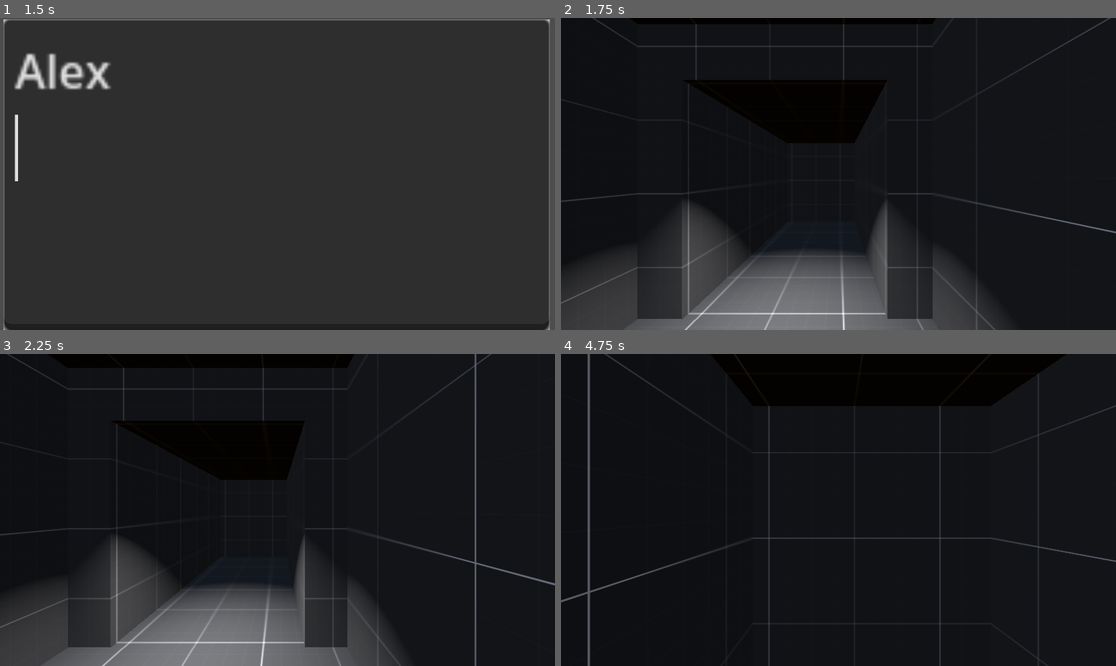
Above: before the commit, frames 1-4 (two rows, left to right).
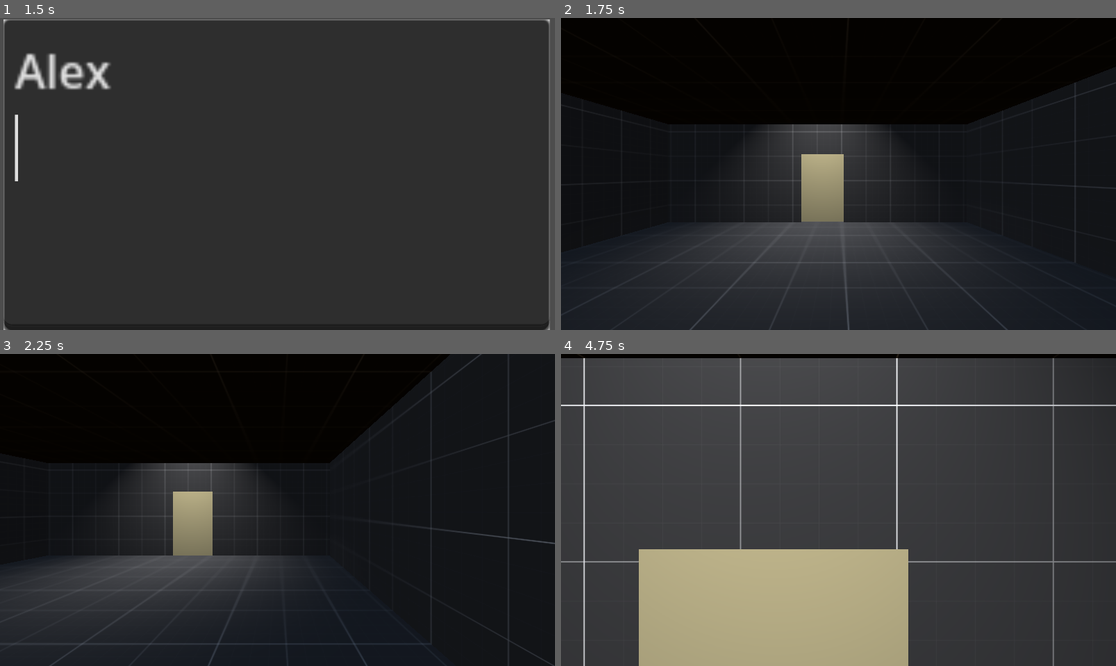
Above: after the commit, the same moments.

Repository: ToyaDR/escape-room
Game: Godot game, scene res://manager-scene.tscn
Two runs of this game, one before a commit and one after it. Both use one fixed random seed, a clock stepped at 60 frames per second and the inputs below.
Inputs (mouse positions are in pixels of both pictures, inside the frame that each line leads up to):
- Up to frame 1 (1.5 s): click (277, 174) at 0.52 s; type "Alex" at 0.6 s; tap Enter (ui_accept) at 1.25 s; hold Right (ui_right) from 1.28 s (still down)
- Up to frame 2 (1.75 s): keep holding Right (ui_right); tap Enter (ui_accept) at 1.52 s
- Up to frame 3 (2.25 s): release Right (ui_right) at 2.03 s; hold Down (ui_down) from 2.03 s (still down)
- Up to frame 4 (4.75 s): tap Enter (ui_accept) at 2.27, 3.5, 3.77, 4.52 s; release Down (ui_down) at 2.78 s; hold Right (ui_right) 2.78-3.53 s; hold Up (ui_up) 3.53-4.28 s; hold Left (ui_left) from 4.28 s (still down)

Frame 1 is identical in both runs. In frame 2, 21% of the frame differs, in the area x 0-100%, y 0-100%; in frame 3, 22%; in frame 4, 96%.

Commit message:
made a door interactable

Diff:
--- /dev/null
+++ b/door.gd
@@ -0,0 +1,20 @@
+extends Node3D
+
+signal door_interact
+
+func door_interact_emitter() -> void:
+	door_interact.emit()
+
+func door_interact_receiver() -> void:
+	var animation_name = get_meta("doorToggle")
+	var animation_player = get_node("AnimationPlayer")
+	animation_player.play(animation_name)
+
+# Called when the node enters the scene tree for the first time.
+func _ready() -> void:
+	pass # Replace with function body.
+
+
+# Called every frame. 'delta' is the elapsed time since the previous frame.
+func _process(delta: float) -> void:
+	pass
--- a/project.godot
+++ b/project.godot
@@ -24,3 +24,11 @@
 [dotnet]
 
 project/assembly_name="escape-room"
+
+[input]
+
+interact={
+"deadzone": 0.5,
+"events": [Object(InputEventMouseButton,"resource_local_to_scene":false,"resource_name":"","device":-1,"window_id":0,"alt_pressed":false,"shift_pressed":false,"ctrl_pressed":false,"meta_pressed":false,"button_mask":1,"position":Vector2(378, 23),"global_position":Vector2(384, 85),"factor":1.0,"button_index":1,"canceled":false,"pressed":true,"double_click":false,"script":null)
+]
+}
--- a/the-room.tscn
+++ b/the-room.tscn
@@ -1,7 +1,8 @@
-[gd_scene load_steps=6 format=3 uid="uid://dwe3sp6d7gxwi"]
+[gd_scene load_steps=12 format=3 uid="uid://dwe3sp6d7gxwi"]
 
 [ext_resource type="Material" uid="uid://11dhsxgowmbb" path="res://grayboxing-resources/grayboxDark.tres" id="1_0eoew"]
 [ext_resource type="PackedScene" uid="uid://wdqw3sl6br3p" path="res://player.tscn" id="2_dmf0p"]
+[ext_resource type="Script" path="res://door.gd" id="3_cjwqn"]
 
 [sub_resource type="ProceduralSkyMaterial" id="ProceduralSkyMaterial_yu2vd"]
 
@@ -12,6 +13,29 @@
 background_mode = 2
 sky = SubResource("Sky_51wn5")
 
+[sub_resource type="BoxMesh" id="BoxMesh_3hg3r"]
+
+[sub_resource type="StandardMaterial3D" id="StandardMaterial3D_bdler"]
+albedo_color = Color(0.752941, 0.705882, 0.529412, 1)
+
+[sub_resource type="BoxShape3D" id="BoxShape3D_eih0q"]
+size = Vector3(0.873993, 1.38978, 0.052063)
+
+[sub_resource type="Animation" id="Animation_codft"]
+resource_name = "doorOpen"
+tracks/0/type = "rotation_3d"
+tracks/0/imported = false
+tracks/0/enabled = true
+tracks/0/path = NodePath(".")
+tracks/0/interp = 1
+tracks/0/loop_wrap = true
+tracks/0/keys = PackedFloat32Array(0, 1, 0, 0, 0, 1, 1, 1, 0, 0.982095, 0, 0.188384)
+
+[sub_resource type="AnimationLibrary" id="AnimationLibrary_g5bs8"]
+_data = {
+"doorToggle": SubResource("Animation_codft")
+}
+
 [node name="the-room" type="Node3D"]
 transform = Transform3D(1, 0, 0, 0, 1, 0, 0, 0, 1, -0.397453, 0.150072, 0.0585377)
 
@@ -19,7 +43,7 @@
 environment = SubResource("Environment_mk6m2")
 
 [node name="player" parent="." instance=ExtResource("2_dmf0p")]
-transform = Transform3D(1, 0, 0, 0, 1, 0, 0, 0, 1, 0, 0.491711, 0.394538)
+transform = Transform3D(1, 0, 0, 0, 1, 0, 0, 0, 1, 0, 0.491711, 3.24302)
 
 [node name="Camera3D" type="Camera3D" parent="player"]
 transform = Transform3D(1, 0, 0, 0, 1, 0, 0, 0, 1, 0, 0.262594, -0.0445198)
@@ -28,24 +52,64 @@
 material_override = ExtResource("1_0eoew")
 use_collision = true
 
-[node name="room1" type="CSGBox3D" parent="CSGCombiner3D"]
-transform = Transform3D(1, 0, 0, 0, 1, 0, 0, 0, 1, 0, 1, 0)
-material_override = ExtResource("1_0eoew")
-use_collision = true
-flip_faces = true
-size = Vector3(2, 2, 2)
-
 [node name="SpotLight3D2" type="SpotLight3D" parent="CSGCombiner3D"]
-transform = Transform3D(1, 0, 0, 0, -0.579651, 0.814865, 0, -0.814865, -0.579651, 0, 1.2447, 0.154317)
+transform = Transform3D(1, 0, 0, 0, 0.031498, 0.999504, 0, -0.999504, 0.031498, 0, 3.89359, -2.43616)
 light_energy = 6.867
 light_indirect_energy = 4.886
 
 [node name="SpotLight3D" type="SpotLight3D" parent="CSGCombiner3D"]
-transform = Transform3D(1, 0, 0, 0, -0.00614354, 0.999981, 0, -0.999981, -0.00614354, 0, 1.5531, -0.804741)
+transform = Transform3D(1, 0, 0, 0, -0.00614354, 0.999981, 0, -0.999981, -0.00614354, 0, 3.51717, -0.32016)
 light_energy = 6.867
 light_indirect_energy = 4.886
 
+[node name="yourBedroom" type="CSGBox3D" parent="CSGCombiner3D"]
+transform = Transform3D(1, 0, 0, 0, 1, 0, 0, 0, 1, -0.0905623, 1.00191, 1.50624)
+material_override = ExtResource("1_0eoew")
+use_collision = true
+flip_faces = true
+size = Vector3(6.10455, 2, 4.94531)
+
+[node name="theGarage" type="CSGBox3D" parent="CSGCombiner3D"]
+transform = Transform3D(1, 0, 0, 0, 1, 0, 0, 0, 1, 1.50127, 1, -9.78642)
+material_override = ExtResource("1_0eoew")
+use_collision = true
+flip_faces = true
+size = Vector3(7.64212, 2, 6.40906)
+
 [node name="hallway" type="CSGBox3D" parent="CSGCombiner3D"]
-transform = Transform3D(1, 0, 0, 0, 1, 0, 0, 0, 1, -0.000305176, 0.810409, -2.41688)
+transform = Transform3D(1, 0, 0, 0, 1, 0, 0, 0, 1, -0.000305176, 0.810409, -3.77015)
 flip_faces = true
-size = Vector3(1.39343, 1.62695, 2.84521)
+size = Vector3(1.39343, 1.62695, 5.45323)
+
+[node name="doorFrame" type="CSGBox3D" parent="CSGCombiner3D"]
+transform = Transform3D(1, 0, 0, 0, 1, 0, 0, 0, 1, 0.0016934, 0.693283, -1.03618)
+flip_faces = true
+size = Vector3(0.865325, 1.3927, 0.151169)
+
+[node name="doorFrame2" type="CSGBox3D" parent="CSGCombiner3D"]
+transform = Transform3D(1, 0, 0, 0, 1, 0, 0, 0, 1, 0.0016934, 0.693283, -6.53163)
+flip_faces = true
+size = Vector3(0.865325, 1.3927, 0.151169)
+
+[node name="door" type="Node3D" parent="."]
+transform = Transform3D(1, 0, 0, 0, 1, 0, 0, 0, 1, 0.434161, 0, -0.969088)
+script = ExtResource("3_cjwqn")
+metadata/doorOpen = "doorToggle"
+
+[node name="doorShape" type="MeshInstance3D" parent="door"]
+transform = Transform3D(0.873015, 0, 0, 0, 1.38762, 0, 0, 0, 0.0514533, -0.436247, 0.697855, -0.0266077)
+mesh = SubResource("BoxMesh_3hg3r")
+surface_material_override/0 = SubResource("StandardMaterial3D_bdler")
+
+[node name="doorStatic" type="StaticBody3D" parent="door"]
+transform = Transform3D(1, 0, 0, 0, 1, 0, 0, 0, 1, -0.436247, -1.49012e-08, 0.0358588)
+collision_mask = 2
+
+[node name="doorCollision" type="CollisionShape3D" parent="door/doorStatic"]
+transform = Transform3D(1, 0, 0, 0, 1, 0, 0, 0, 1, -0.000320435, 0.695438, -0.0619812)
+shape = SubResource("BoxShape3D_eih0q")
+
+[node name="AnimationPlayer" type="AnimationPlayer" parent="door"]
+libraries = {
+"": SubResource("AnimationLibrary_g5bs8")
+}
